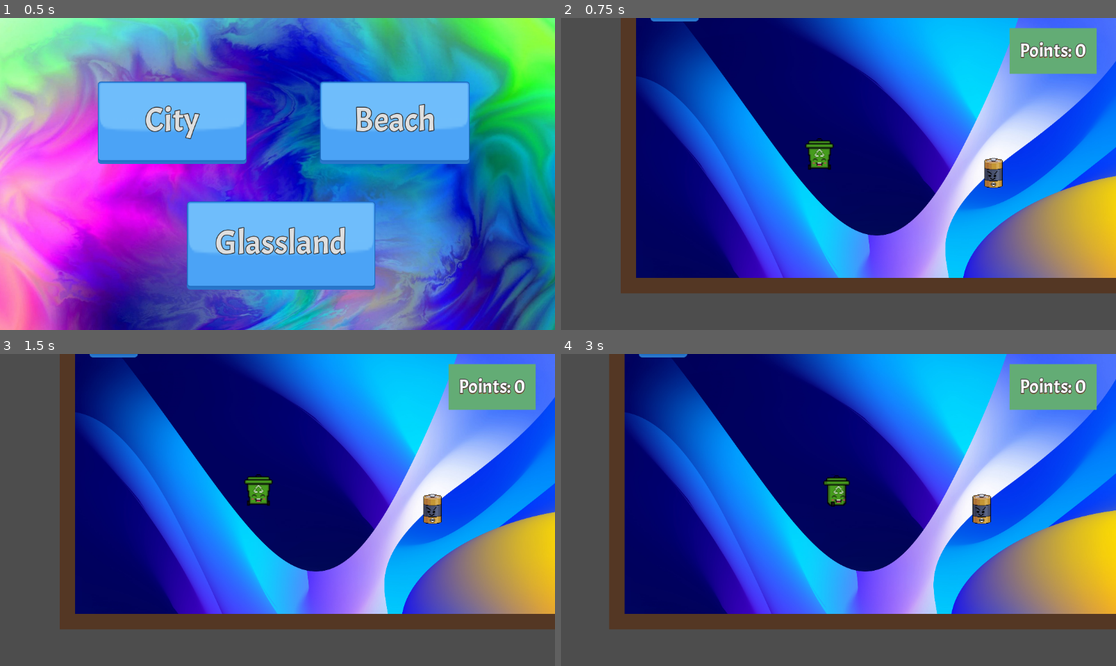
Above: before the commit, frames 1-4 (two rows, left to right).
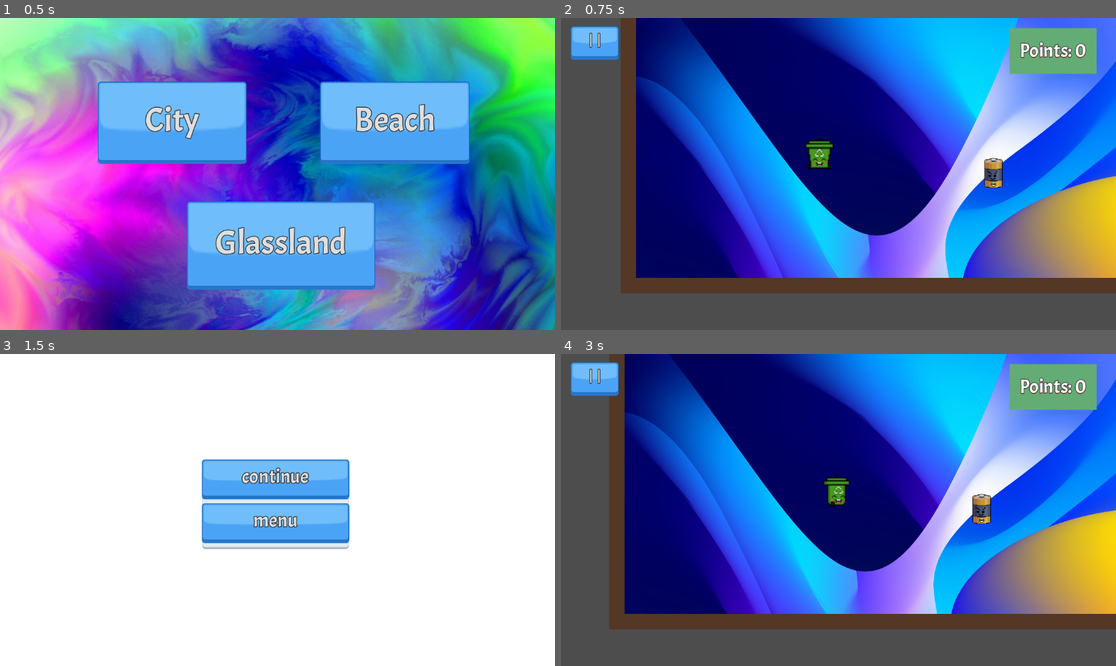
Above: after the commit, the same moments.

Repository: LucaYan0506/exploration-game
Game: Godot game, scene res://main.tscn
Same seed, same stepped clock (60 frames per second), same inputs: the game is played once before the commit and once after it.
Inputs (mouse positions are in pixels of both pictures, inside the frame that each line leads up to):
- Up to frame 1 (0.5 s): no input
- Up to frame 2 (0.75 s): click "City" at 0.5 s
- Up to frame 3 (1.5 s): click (33, 378) at 1.25 s, where only the run after the commit has a clickable "| |"
- Up to frame 4 (3 s): click (838, 478) at 2 s, where only the run after the commit has a clickable "continue"; tap Enter at 2.75 s; hold Right (ui_right) from 2.78 s (still down)

Frame 1 is identical in both runs. In frame 2, 1.0% of the frame differs, in the area x 1-25%, y 0-14%; in frame 3, 99%, in the area x 0-100%, y 0-100%; in frame 4, 1.0%.

Commit message:
fixed position for pause menu

Diff:
--- a/scene/background.tscn
+++ b/scene/background.tscn
@@ -418,17 +418,17 @@
 texture = ExtResource("1_6bu1k")
 expand_mode = 1
 
-[node name="pause" type="Button" parent="."]
-offset_left = 30.0
-offset_top = 21.0
-offset_right = 130.0
-offset_bottom = 91.0
+[node name="UI" type="CanvasLayer" parent="."]
+
+[node name="pause" type="Button" parent="UI"]
+offset_left = 20.0
+offset_top = 17.0
+offset_right = 120.0
+offset_bottom = 87.0
 theme = ExtResource("3_eyqyp")
 theme_override_font_sizes/font_size = 30
 text = "|  |
 "
-
-[node name="UI" type="CanvasLayer" parent="."]
 
 [node name="Panel" type="Panel" parent="UI"]
 offset_left = 931.0
@@ -468,4 +468,4 @@
 tile_map_data = PackedByteArray("AAAAACcAAAAAAAIAAAAAACgAAAAAAAMAAAABACcAAAABAAIAAAABACgAAAABAAMAAAACACcAAAACAAIAAAACAC …(7216 unchanged characters)…
 tile_set = SubResource("TileSet_u0bj4")
 
-[connection signal="pressed" from="pause" to="." method="_on_pause_pressed"]
+[connection signal="pressed" from="UI/pause" to="." method="_on_pause_pressed"]
